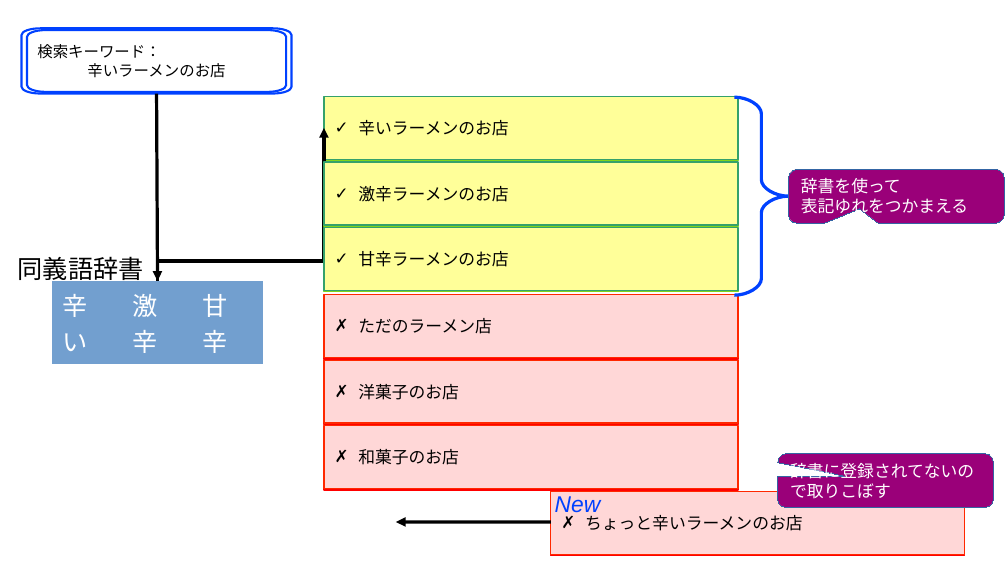
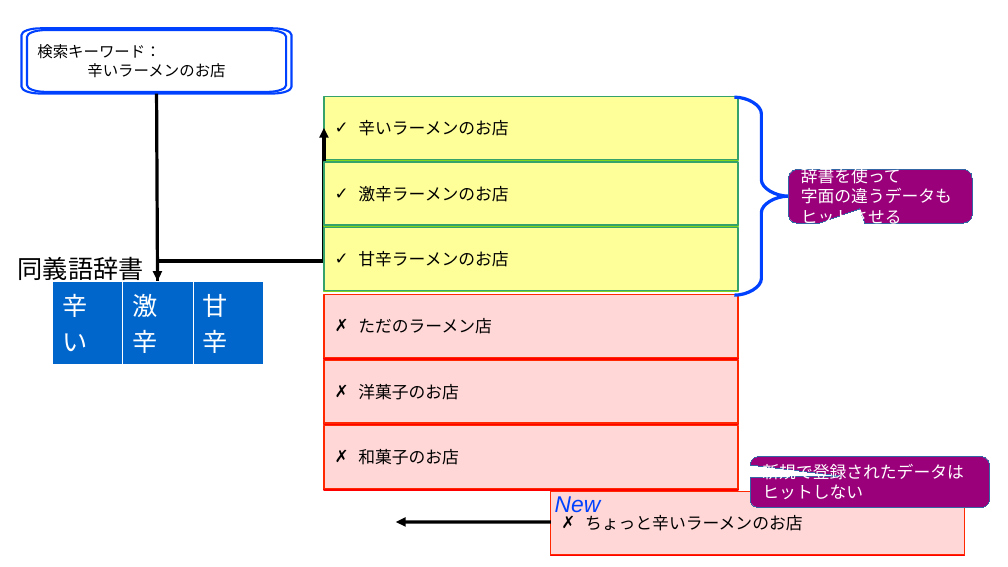
Before and after one commit to komainu8/rabbit-slide-komainu8-postgresql-conference-japan-2025, a slide deck: slide 3 of images.odp. Drawn at 1008x567 pixels with LibreOffice and Linux fonts; fonts in the diff are those of the drawing. Boxes give left, top, right and bottom in pixels: in the first picture for what was removed or moved away, otherwise in the second. Text is boxed around its words. In the diff, an @@ line names an element or a change of style, - is before the commit and + after.

```diff
--- a/images.odp
+++ b/images.odp
@@ rounded speech box "辞書を使って": place and size @@
-rounded speech box "辞書を使って" at (788, 169, 1004, 224)
+rounded speech box "辞書を使って" at (788, 169, 972, 224)
@@ rounded speech box "辞書を使って" at (788, 169, 972, 224): proportions changed @@
@@ text in rounded speech box at (801, 188, 952, 228): text changed @@
-表記ゆれをつかまえる
+字面の違うデータもヒットさせる
@@ table at (52, 281, 264, 357) @@
@@ fill #729FCF to #0066CC in row 1 @@
@@ borders changed @@
@@ rounded speech box "新規で登録されたデータは" at (750, 457, 990, 508): proportions changed @@
@@ rounded speech box "新規で登録されたデータは": place and size @@
-rounded speech box "新規で登録されたデータは" at (777, 454, 993, 508)
+rounded speech box "新規で登録されたデータは" at (750, 457, 990, 508)
@@ text in rounded speech box at (762, 464, 963, 499): text changed @@
-辞書に登録されてないので取りこぼす
+新規で登録されたデータは
+ヒットしない
```
Also in this commit, not shown: 7 other slides changed, 7 other files.
